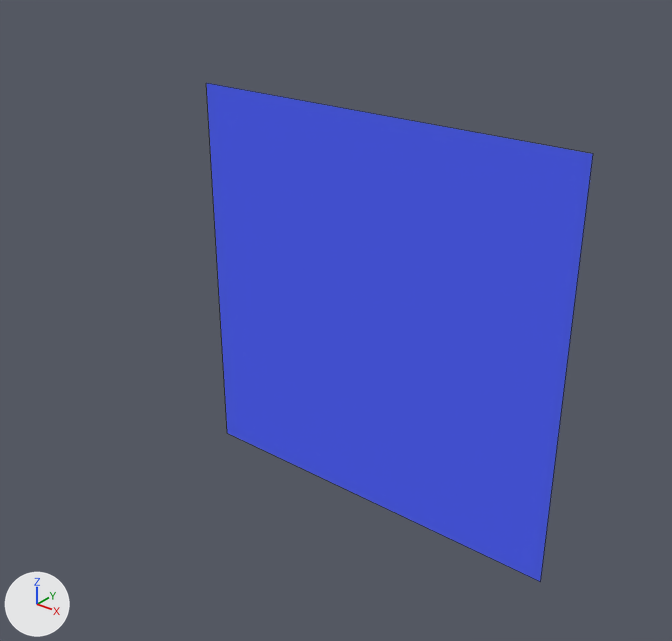
The Blender file src/blender/goods/bricks/bricks.blend: old version first, new version second.
Before and after are seen from a 50 mm camera at (14.04, -21.05, 11.2) aimed at (-0.8, -2.48, -0.31). Arrows for +X, +Y and +Z are at lower left; the lights stay in place. Mesh edges are drawn as thin lines.

Objects in the first picture: 'Hintergrund'.
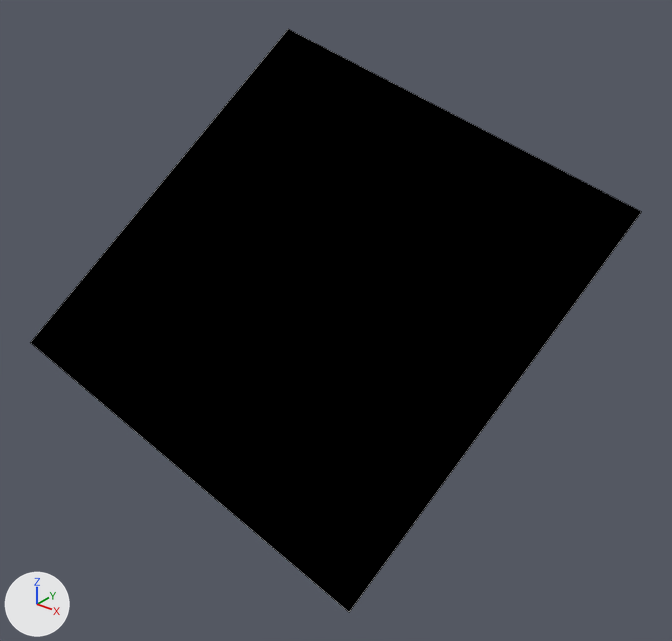
Patch to the scene script:
```diff
--- a/src/blender/goods/bricks/bricks.blend.py
+++ b/src/blender/goods/bricks/bricks.blend.py
@@ mat_transparent__fängt_schatten @@
+mat_transparent__fängt_schatten = diffuse_material('transparent, fängt Schatten')
+mat_transparent__fängt_schatten.base_color = (0.0, 0.0, 0.0)  # black #000000
@@ me_plane_001 @@
 me_plane_001.from_pydata(...)  # 4 vertices, 1 face; spans x -5.58..5.34, y 0.0, z -7.06..3.87
-me_plane_001.materials.append(mat_hintergrund)  # blue #5567ff
+me_plane_001.materials.append(mat_transparent__fängt_schatten)  # black #000000
@@ ob_hintergrund @@
 ob_hintergrund = bpy.data.objects.new('Hintergrund', me_plane_001)
-ob_hintergrund.location = (1.03, -2.0, 1.76)
-ob_hintergrund.rotation_euler = (0.0, -0.524, 3.142)  # degrees (0, -30, 180)
+ob_hintergrund.location = (0.75, -2.0, 2.42)
+ob_hintergrund.rotation_euler = (1.029, -0.598, 2.68)  # degrees (59, -34, 154)
 ob_hintergrund.scale = (1.5, 1.5, 1.5)
```

Where the change shows, as pixel boxes [x1, y1, x2, y2] in the pictures (672 x 641 px):
'Hintergrund', recoloured, moved, turned (blue to black)
    before: [206, 83, 593, 582]
    after: [31, 29, 641, 612]
